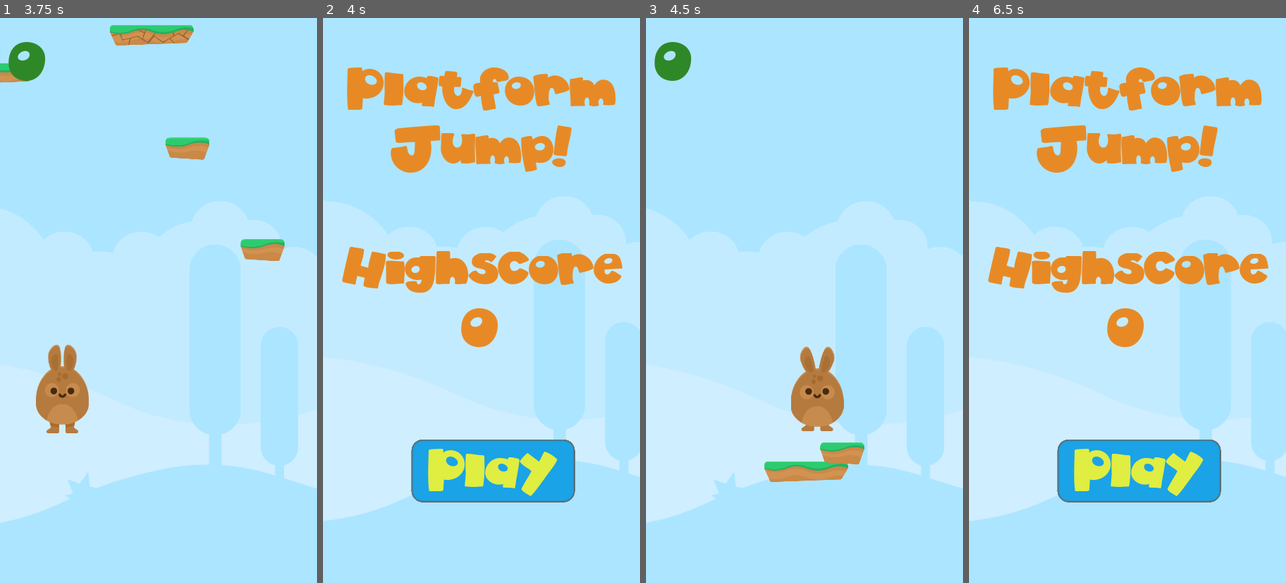
Above: before the commit, frames 1-4 (left to right).
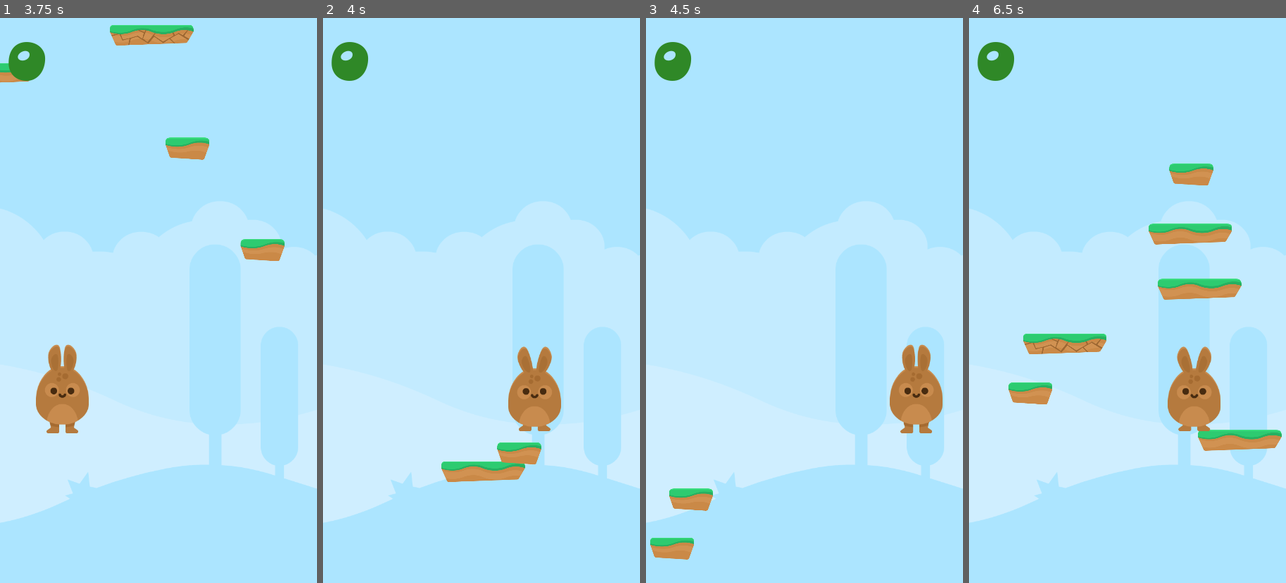
Above: after the commit, the same moments.

Repository: jagc/platformJump
Game: Godot game, scene res://scenes/menu.tscn
Same seed, same stepped clock (60 frames per second), same inputs: the game is played once before the commit and once after it.
Inputs (mouse positions are in pixels of both pictures, inside the frame that each line leads up to):
- Up to frame 1 (3.75 s): click "Play" at 0.5 s; tap Enter (ui_accept) at 1.25, 2.1, 2.27, 2.57, 3.6 s; move the mouse to (228, 272) at 1.27 s; hold Right (ui_right) 1.28-2.03 s; hold Enter (ui_accept) 1.28-2.03 s; click (228, 272) at 1.42 s; move the mouse to (95, 328) at 2.02 s; hold Left (ui_left) 2.03-2.78 s; move the mouse to (190, 176) at 2.77 s; hold Enter (ui_accept) 2.78-3.53 s; hold Right (ui_right) from 2.78 s (still down); move the mouse to (142, 413) at 3.52 s; click (142, 413) at 3.67 s
- Up to frame 2 (4 s): keep holding Right (ui_right); tap Enter (ui_accept) at 3.77 s
- Up to frame 3 (4.5 s): tap Enter (ui_accept) at 4.07 s; release Right (ui_right) at 4.25 s; click (817, 470) at 4.25 s, where only the run before the commit has a clickable "Play"
- Up to frame 4 (6.5 s): move the mouse to (1222, 385) at 5.02 s; hold Enter (ui_accept) 5.03-5.78 s; hold Left (ui_left) from 5.03 s (still down); move the mouse to (1032, 215) at 5.77 s; tap Enter (ui_accept) at 5.85, 6.02, 6.32 s

Frame 1 is identical in both runs. In frame 2, 21% of the frame differs, in the area x 0-100%, y 4-90%; in frame 3, 5.9%; in frame 4, 25%.

Commit message:
added shortcut key 'enter' or 'space' to change scene to game when in the main menu

Diff:
--- a/scenes/menu.tscn
+++ b/scenes/menu.tscn
@@ -490,5 +490,4 @@
 margin_bottom = 1097.06
 theme = SubResource( 1 )
 text = "Play"
-[connection signal="gui_input" from="Button" to="." method="_on_Button_gui_input"]
 [connection signal="pressed" from="Button" to="." method="_on_Button_pressed"]
--- a/scripts/menu.gd
+++ b/scripts/menu.gd
@@ -10,8 +10,8 @@
 func _on_Button_pressed():
 	_change_scene()
 
-func _on_Button_gui_input(event):
-	if event.is_action_pressed("ui_accept"):
+func _process(_delta):
+	if Input.is_action_pressed("ui_accept"):
 		_change_scene()
 
 func _change_scene():
